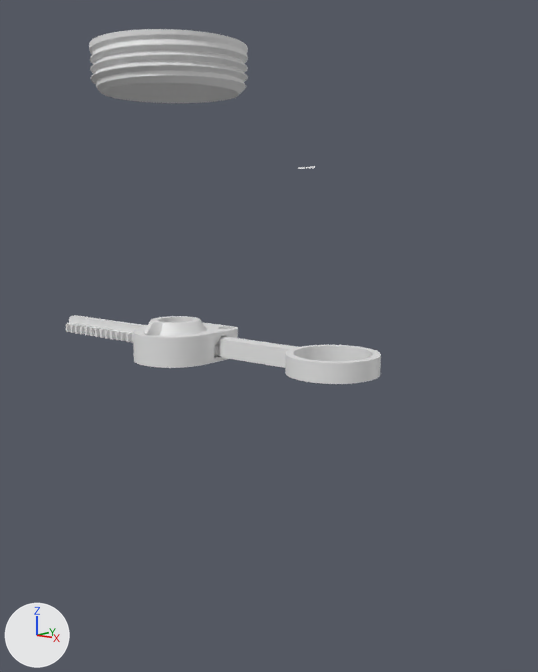
The Blender file copter/copter.blend, before and after one commit.
One viewpoint serves both versions: a camera (50 mm lens) standing at (12.64, -12.43, 6.38) and looking at (0.72, 2.68, 3.06). The axes (+X, +Y, +Z) are drawn at lower left. The lights are the same throughout.

The scene before the commit, as lines of its bpy script (objects in view):
```python
me_bolt_001 = bpy.data.meshes.new('Bolt.001')
me_bolt_001.from_pydata(...)  # 2414 vertices, 4054 faces; spans x -1.75..1.75, y -1.75..3.98, z 2.79..9.9
me_copter_key_long = bpy.data.meshes.new('Copter Key Long')
me_copter_key_long.from_pydata(...)  # 1126 vertices, 2205 faces; spans x -4.83..5.13, y -0.47..1.53, z 2.92..3.34
me_copter_ring_21mm = bpy.data.meshes.new('Copter Ring 21Mm')
me_copter_ring_21mm.from_pydata(...)  # 256 vertices, 194 faces; spans x -1.3..1.3, y -1.3..1.59, z -4.0..3.6
ob_copter_frame = bpy.data.objects.new('Copter Frame', me_bolt_001)
ob_copter_frame.location = (0.0, 0.0, 0.0)
ob_copter_key_long = bpy.data.objects.new('Copter Key Long', me_copter_key_long)
ob_copter_key_long.location = (0.0, 0.0, 0.0)
ob_copter_ring_21mm = bpy.data.objects.new('Copter Ring 21Mm', me_copter_ring_21mm)
ob_copter_ring_21mm.location = (0.0, 0.0, 0.0)
_m = ob_copter_ring_21mm.modifiers.new('Boolean', 'BOOLEAN')
_m.object = ob_copter_ring_21mm_002
ob_copter_ring_21mm.hide_set(True)
```
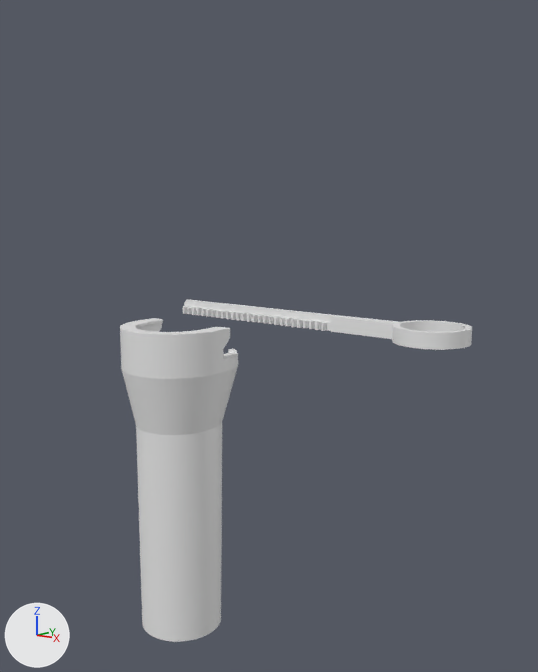
The change, as a diff of the scene's bpy script:
```diff
--- a/copter/copter.blend.py
+++ b/copter/copter.blend.py
@@ me_bolt_001 @@
 me_bolt_001.from_pydata(...)  # 2414 vertices, 4054 faces; spans x -1.75..1.75, y -1.75..3.98, z 2.79..9.9
 # used by ob_copter_frame; location = (0.0, 0.0, 0.0)
+# me_bolt_001 part 1: the loose piece of 790 vertices spanning x -1.75..1.75, y -1.75..1.75, z 8.9..9.9 is deleted
@@ ob_copter_ring_21mm @@
 _m = ob_copter_ring_21mm.modifiers.new('Boolean', 'BOOLEAN')
 _m.object = ob_copter_ring_21mm_002
-ob_copter_ring_21mm.hide_set(True)
@@ ob_copter_frame @@
 ob_copter_frame.location = (0.0, 0.0, 0.0)
+ob_copter_frame.hide_set(True)
@@ ob_copter_key_long @@
 ob_copter_key_long = bpy.data.objects.new('Copter Key Long', me_copter_key_long)
-ob_copter_key_long.location = (0.0, 0.0, 0.0)
+ob_copter_key_long.location = (0.0, 4.64, 0.0)
```

Changed parts and their boxes (x1, y1, x2, y2) in the pictures (538 x 672 px):
'Copter Ring 21Mm', shown
    after: (120, 318, 238, 642)
'Copter Frame', hidden
    before: (89, 29, 316, 368)
'Copter Key Long', moved
    before: (66, 315, 381, 384)
    after: (183, 300, 472, 350)
part 1 of me_bolt_001, deleted
    before: (89, 29, 248, 103)
